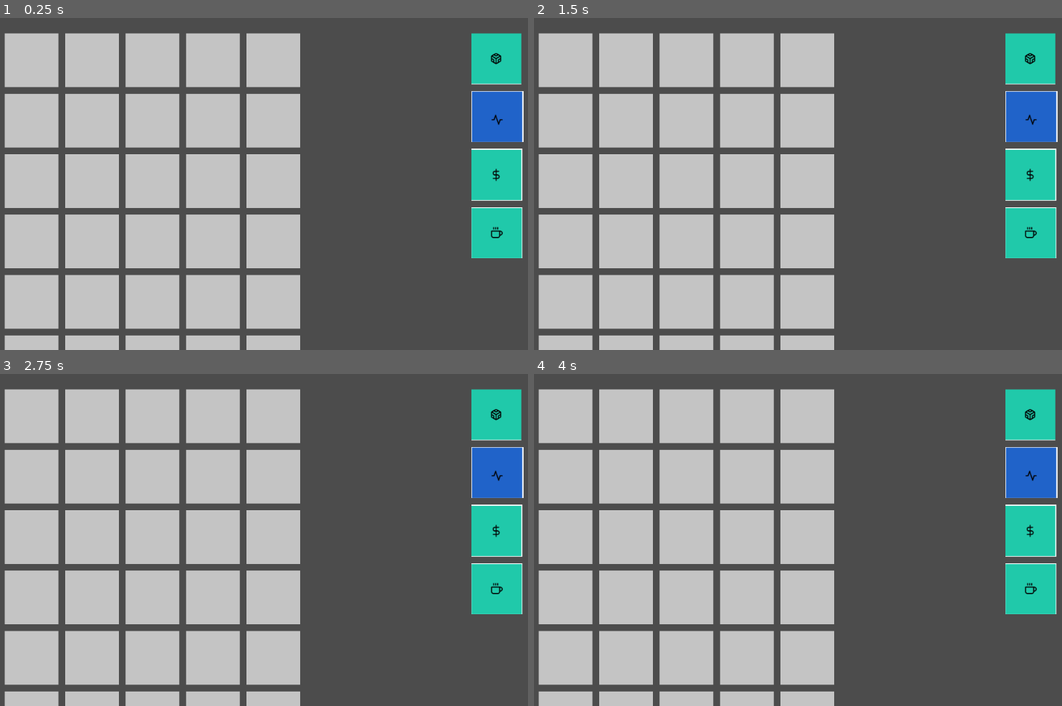
Above: before the commit, frames 1-4 (two rows, left to right).
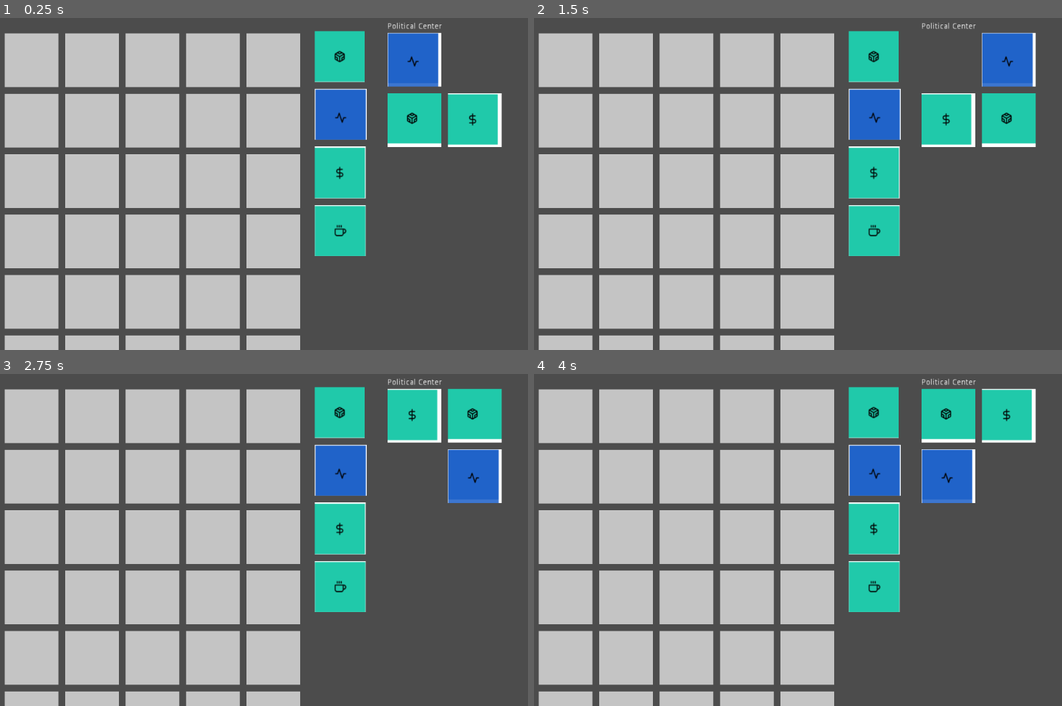
Above: after the commit, the same moments.

Repository: Minivera/GMTK-Jam-TG
Game: Godot game, scene res://Main.tscn
Two runs of this game, one before a commit and one after it. Both use one fixed random seed, a clock stepped at 60 frames per second and the inputs below.
Inputs (mouse positions are in pixels of both pictures, inside the frame that each line leads up to; where the layout moved, square brackets give the same spot in the first picture):
- Up to frame 1 (0.25 s): no input
- Up to frame 2 (1.5 s): click (877, 57) [1030, 57] at 0.5 s; click (877, 114) [1030, 117] at 1.25 s
- Up to frame 3 (2.75 s): click (343, 530) [496, 530] at 2 s
- Up to frame 4 (4 s): click (877, 586) [1030, 589] at 2.75 s; click (877, 413) [1030, 413] at 3.5 s

The runs differ from the first frame. In frame 1, 16% of the frame differs, in the area x 59-100%, y 1-73%; in frame 2, 15%; in frame 3, 14%; in frame 4, 16%.

Commit message:
Added a "shape dictionary"
The dictionary shows the possible shapes you can build. We only show one right now.

Diff:
--- a/Building.gd
+++ b/Building.gd
@@ -3,6 +3,7 @@
 
 # Declare member variables here. Examples:
 export ({}) var offset
+export (Vector2) var grid_position
 export (Vector2) var size
 export (String) var type
 export (Texture) var texture setget _set_texture
--- a/GameGrid.gd
+++ b/GameGrid.gd
@@ -5,8 +5,6 @@
 const rows = 15
 const cols = 5
 
-const cell_size = 96
-const margin_size = 12
 const scroll_speed = 2
 
 onready var globals = get_node("/root/Globals")
@@ -23,6 +21,9 @@
 
 # Called when the node enters the scene tree for the first time.
 func _ready():
+	var cell_size = globals.cell_size
+	var margin_size = globals.margin_size
+
 	for i in range(rows):
 		for j in range(cols):
 			var building = Building.instance()
@@ -30,6 +31,7 @@
 				"x": cell_size * j + margin_size * j,
 				"y": cell_size * i + margin_size * i
 			}
+			building.grid_position = Vector2(j, i)
 			building.size = Vector2(cell_size, cell_size)
 			building.texture = globals.empty_texture
 			building.type = "empty"
--- a/Globals.gd
+++ b/Globals.gd
@@ -1,4 +1,7 @@
 extends Node
+
+const cell_size = 96
+const margin_size = 12
 
 var empty_texture = load("res://assets/empty.PNG")
 var headquarters_texture = load("res://assets/headquarters.PNG")
@@ -7,6 +10,51 @@
 var restaurant_texture = load("res://assets/food.PNG")
 
 var holding_building = null;
+
+var known_multi_buildings = [
+	{
+		"label": "mall",
+		"name": "Mall",
+		"shapes": [
+			[
+				["energy"],
+				["bank"],
+				["restaurant"]
+			],
+			[
+				["energy", "bank", "restaurant"],
+			]
+		],
+	},
+	{
+		"label": "political_center",
+		"name": "Political Center",
+		"shapes": [
+			[
+				["energy", null],
+				["headquarters", "bank"]
+			],
+			[
+				[null, "energy"],
+				["bank", "headquarters"]
+			],
+			[
+				["bank", "headquarters"],
+				[null, "energy"]
+			],
+			[
+				["headquarters", "bank"],
+				["energy", null]
+			],
+		],
+	}
+]
+
+func get_multi_building(label):
+	for multi_building in known_multi_buildings:
+		if multi_building["label"] == label:
+			return multi_building
+	return null;
 
 func get_texture_by_type(type):
 	if type == "headquarters":
--- a/Main.tscn
+++ b/Main.tscn
@@ -1,10 +1,11 @@
-[gd_scene load_steps=6 format=2]
+[gd_scene load_steps=7 format=2]
 
 [ext_resource path="res://GameGrid.tscn" type="PackedScene" id=1]
 [ext_resource path="res://BuildingList.tscn" type="PackedScene" id=2]
 [ext_resource path="res://Main.gd" type="Script" id=3]
 [ext_resource path="res://assets/empty.PNG" type="Texture" id=4]
 [ext_resource path="res://DraggablePosition.gd" type="Script" id=5]
+[ext_resource path="res://ShapeDict.tscn" type="PackedScene" id=6]
 
 [node name="Main" type="Node2D"]
 script = ExtResource( 3 )
@@ -13,7 +14,11 @@
 position = Vector2( 34, 34 )
 
 [node name="BuildingList" parent="." instance=ExtResource( 2 )]
-position = Vector2( 867.848, 34 )
+position = Vector2( 588.385, 30.4324 )
+
+[node name="ShapeDict" parent="." instance=ExtResource( 6 )]
+position = Vector2( 716.733, 13.7932 )
+shape = "political_center"
 
 [node name="DraggablePosition" type="Position2D" parent="."]
 visible = false
--- /dev/null
+++ b/ShapeDict.gd
@@ -0,0 +1,59 @@
+extends Node2D
+
+
+onready var globals = get_node("/root/Globals")
+export (String) var shape
+
+var local_shape = null
+var shape_counter = 0
+
+onready var Building = preload("res://Building.tscn")
+
+# Called when the node enters the scene tree for the first time.
+func _ready():
+	local_shape = globals.get_multi_building(shape)
+
+	$ShapeName.set_text(local_shape["name"])
+	$Timer.start()
+	_render_shape()
+
+
+func _render_shape():
+	var cell_size = globals.cell_size
+	var margin_size = globals.margin_size
+
+	# Remove all children
+	for child in $ShapeContainer.get_children():
+		child.queue_free()
+
+	# Get the current shape
+	var current_shape = local_shape["shapes"][shape_counter]
+
+	# Iterate on each of the cells of the shape we describe in the shapes array
+	for i in range(current_shape.size()):
+		for j in range(current_shape[i].size()):
+			var shape_element = current_shape[i][j]
+
+			# Skip any nulls
+			if shape_element == null:
+				continue
+
+			var building = Building.instance()
+			building.offset = {
+				"x": cell_size * j + margin_size * j,
+				"y": cell_size * i + margin_size * i
+			}
+			building.grid_position = Vector2(j, i)
+			building.size = Vector2(cell_size, cell_size)
+			building.texture = globals.get_texture_by_type(shape_element)
+			building.type = shape_element
+			$ShapeContainer.add_child(building)
+
+
+func _on_Timer_timeout():
+	shape_counter += 1
+	# Change which shape we display whenever the time times out
+	if shape_counter >= local_shape["shapes"].size():
+		shape_counter = 0;
+
+	_render_shape()
--- /dev/null
+++ b/ShapeDict.tscn
@@ -0,0 +1,29 @@
+[gd_scene load_steps=2 format=2]
+
+[ext_resource path="res://ShapeDict.gd" type="Script" id=1]
+
+[node name="ShapeDict" type="Node2D"]
+script = ExtResource( 1 )
+
+[node name="ShapeName" type="Label" parent="."]
+margin_left = 0.667419
+margin_top = 0.667419
+margin_right = 40.6674
+margin_bottom = 14.6674
+text = "Placeholder"
+__meta__ = {
+"_edit_use_anchors_": false
+}
+
+[node name="ShapeContainer" type="Control" parent="."]
+margin_left = 1.0
+margin_top = 19.0
+margin_right = 201.0
+margin_bottom = 219.0
+__meta__ = {
+"_edit_use_anchors_": false
+}
+
+[node name="Timer" type="Timer" parent="."]
+wait_time = 1.2
+[connection signal="timeout" from="Timer" to="." method="_on_Timer_timeout"]
